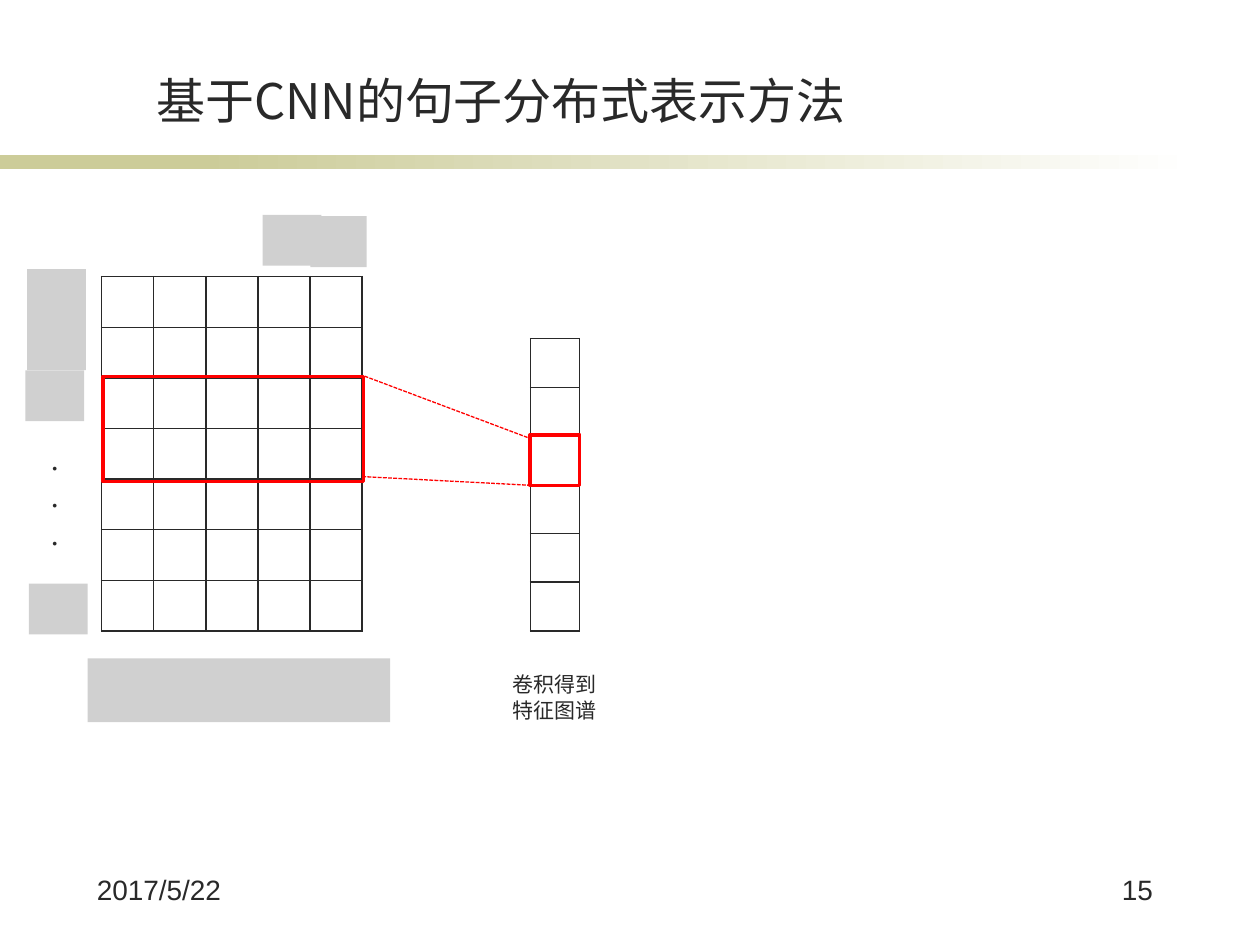
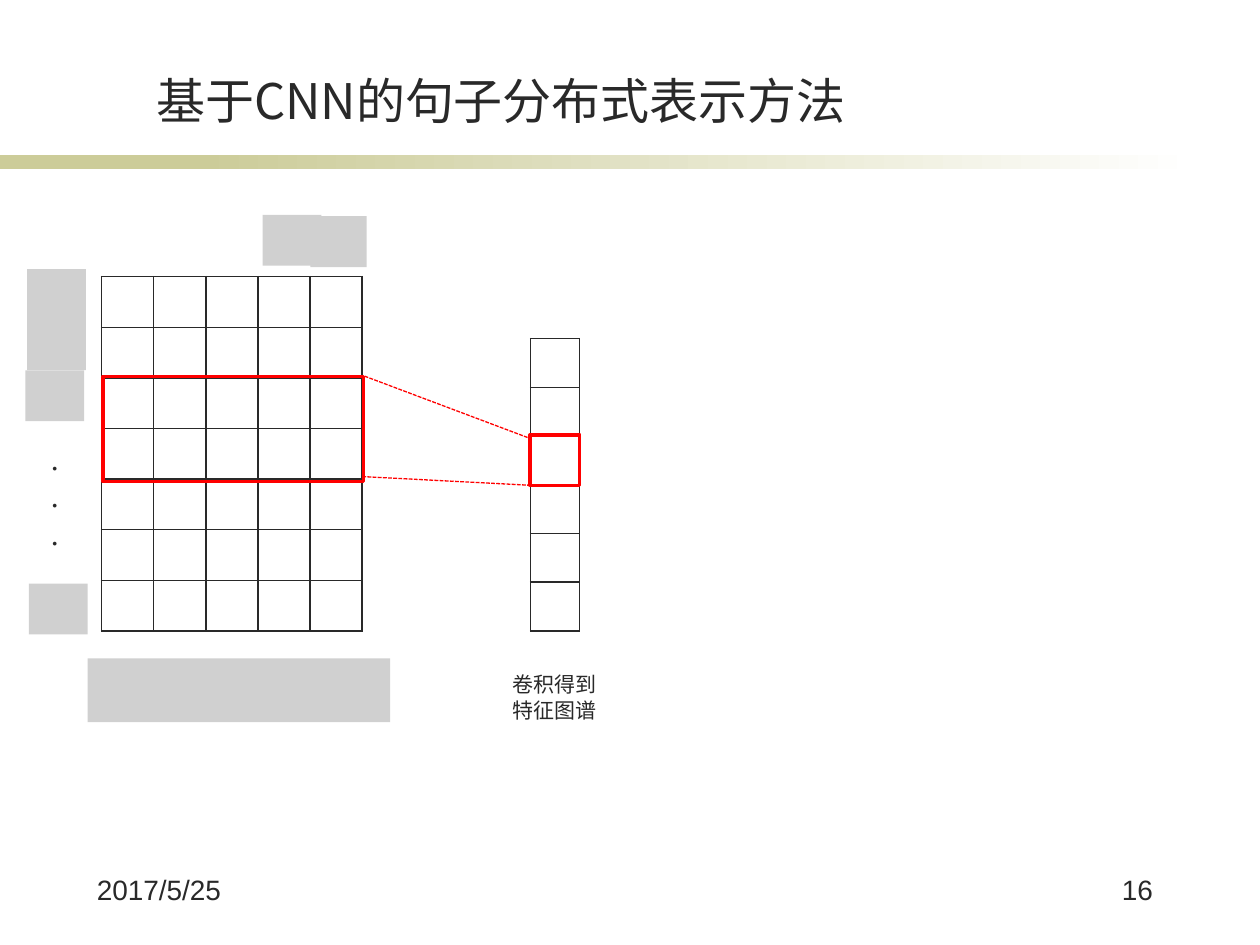
Before and after one commit to wqpod2g/paper, a slide deck: slide 16 of 毕业答辩ppt.pptx (slide 15 before the commit). Drawn at 1260x945 pixels with LibreOffice and Linux fonts; fonts in the diff are those of the drawing; grey boxes stand for pictures; background and template pictures are left out. Boxes give left, top, right and bottom in pixels: in the first picture for what was removed or moved away, otherwise in the second. Text is boxed around its words. In the diff, an @@ line names an element or a change of style, - is before the commit and + after.

```diff
--- a/毕业答辩ppt.pptx
+++ b/毕业答辩ppt.pptx
@@ text at box(97, 879, 221, 901): text changed @@
-2017/5/22
+2017/5/25
@@ page number at box(1122, 880, 1153, 901): text changed @@
-15
+16
```
Also in this commit, not shown: 24 other slides changed, 1 slide added.
